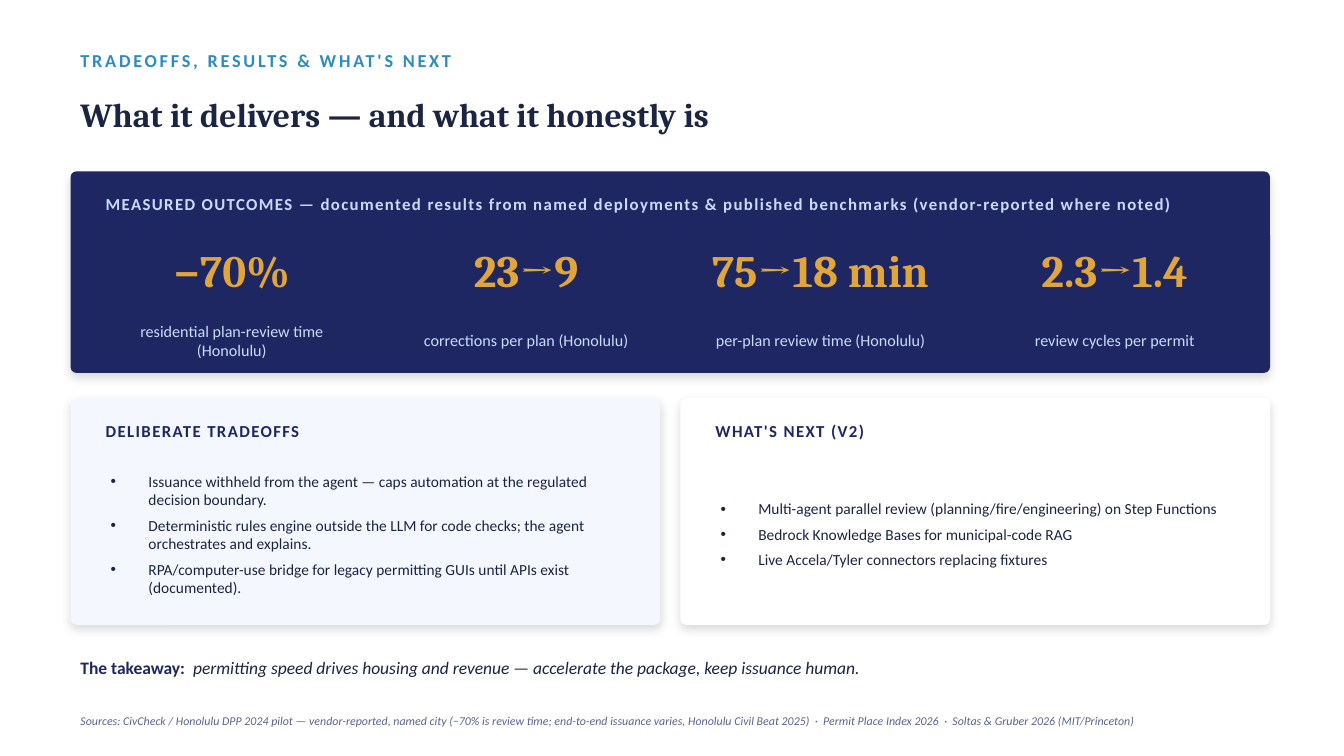
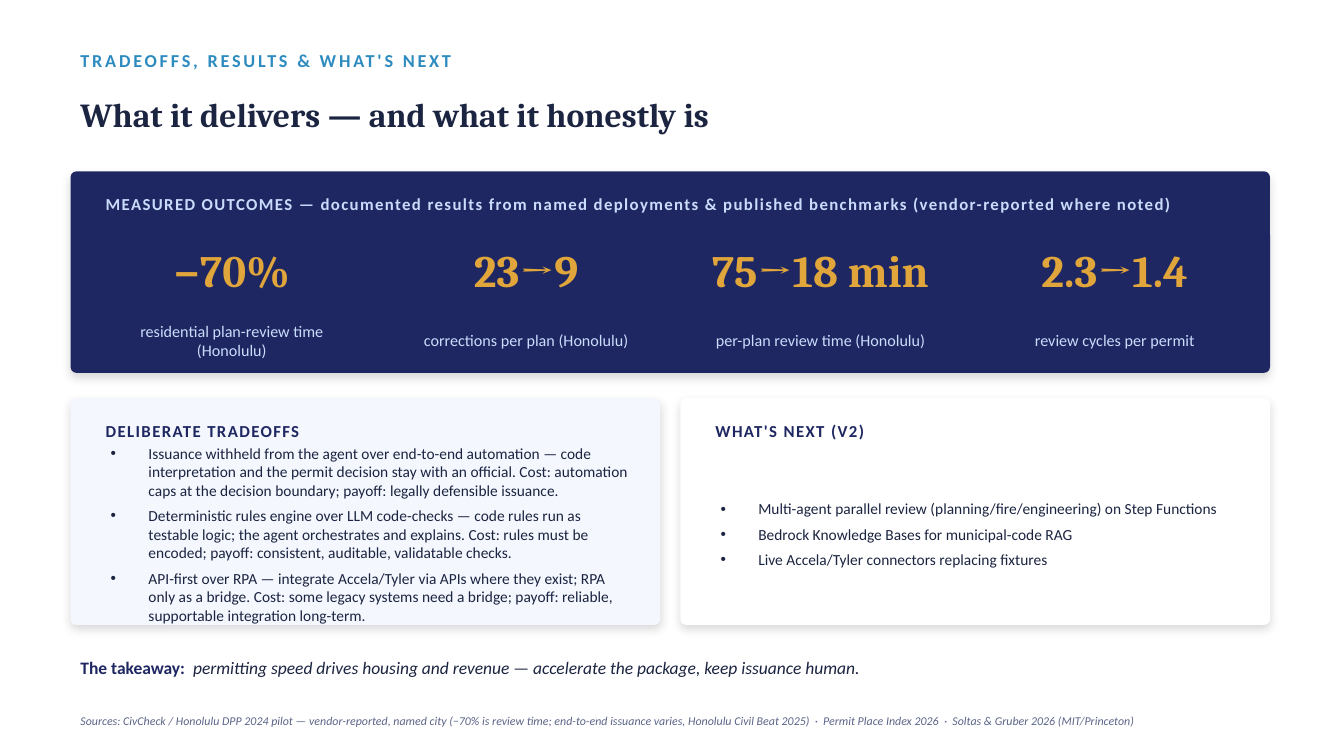
Before and after one commit to virtualryder/slg-ai-agents, a slide deck: slide 6 of decks/SLG-03-Permitting-Licensing.pptx. Drawn at 1344x756 pixels with LibreOffice and Linux fonts; fonts in the diff are those of the drawing. Boxes give left, top, right and bottom in pixels: in the first picture for what was removed or moved away, otherwise in the second. Text is boxed around its words. In the diff, an @@ line names an element or a change of style, - is before the commit and + after.

```diff
--- a/decks/SLG-03-Permitting-Licensing.pptx
+++ b/decks/SLG-03-Permitting-Licensing.pptx
@@ text at box(148, 448, 627, 624): text changed @@
-• Issuance withheld from the agent — caps automation at the regulated decision boundary.
-• Deterministic rules engine outside the LLM for code checks; the agent orchestrates and explains.
-• RPA/computer-use bridge for legacy permitting GUIs until APIs exist (documented).
+• Issuance withheld from the agent over end-to-end automation — code interpretation and the permit decision stay with an official. Cost: automation caps at the decision boundary; payoff: legally defensible issuance.
+• Deterministic rules engine over LLM code-checks — code rules run as testable logic; the agent orchestrates and explains. Cost: rules must be encoded; payoff: consistent, auditable, validatable checks.
+• API-first over RPA — integrate Accela/Tyler via APIs where they exist; RPA only as a bridge. Cost: some legacy systems need a bridge; payoff: reliable, supportable integration long-term.
```
Also in this commit, not shown: 7 other files.
